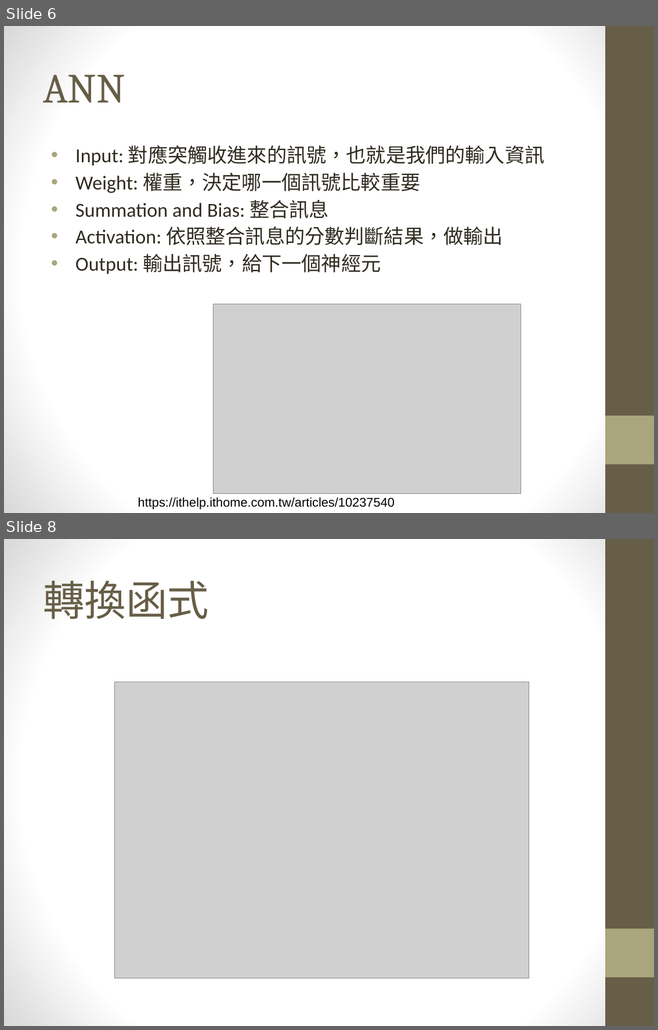
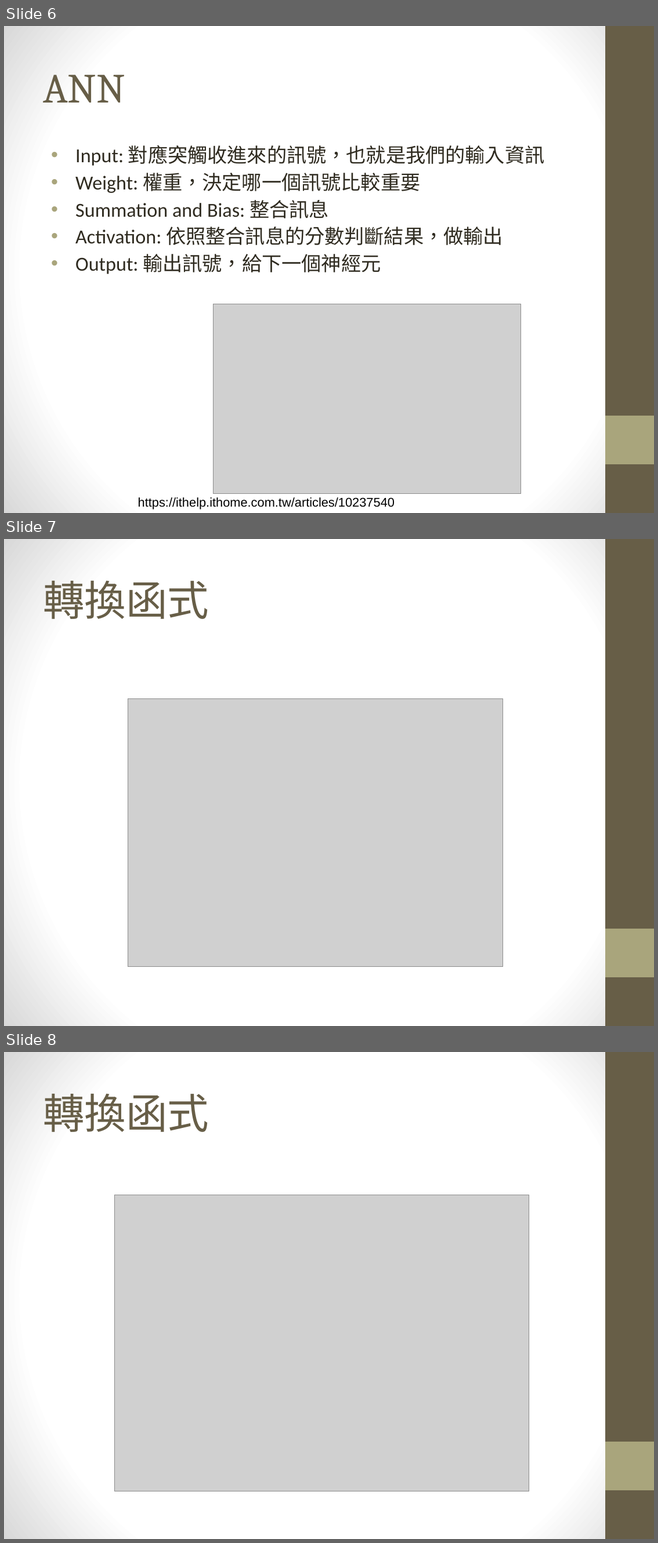
Before and after one commit to maloyang/nkust_202503_nn, a slide deck: nn/01_intro.pptx. Shown one above the other, each under a label of ours: slides 6 and 8 before the commit, slides 6, 7 and 8 after it; the slides between them are not shown. The pictures are 658x1030 and 658x1543 pixels, drawn with LibreOffice and Linux fonts; fonts in the diff are those of the drawing; grey boxes stand for pictures. Boxes give left, top, right and bottom in pixels: in the first picture for what was removed or moved away, otherwise in the second. Text is boxed around its words. In the diff, an @@ line names an element or a change of style, - is before the commit and + after.

```diff
--- a/nn/01_intro.pptx
+++ b/nn/01_intro.pptx
@@ slide 7 added at (4,539,654,1026), background gradient #FFFFFF to #D8D8D8; not listed: 2 template elements that a slide beside it also shows @@
@@ title added at (43,581,209,619), 46 pt, text #675E47 @@
+轉換函式
@@ picture added at (128,699,503,967) @@
```
Also in this commit, not shown: 5 slides changed, 1 other slide added, 2 slides removed.
